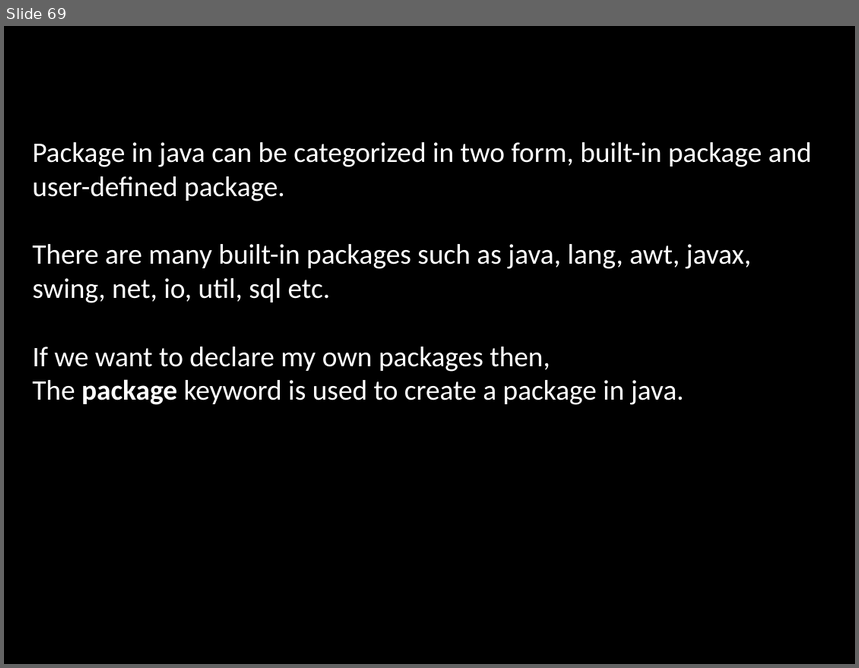
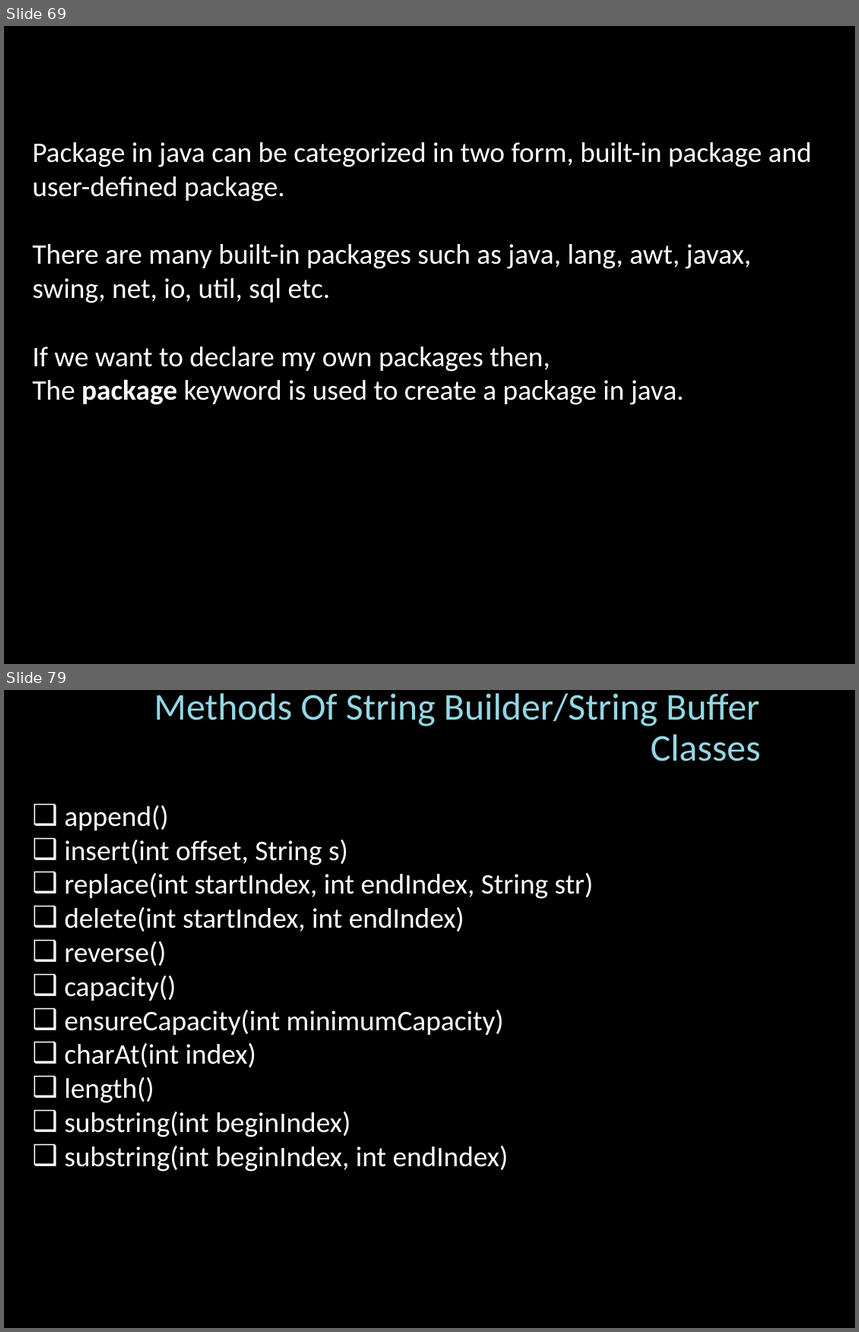
Before and after one commit to shubh1407/JavaTutorials, a slide deck: java_ppt.pptx. Shown one above the other, each under a label of ours: slide 69 before the commit, slides 69 and 79 after it; the slides between them are not shown. The pictures are 859x668 and 859x1332 pixels, drawn with LibreOffice and Linux fonts; fonts in the diff are those of the drawing; background and template pictures are left out. Boxes give left, top, right and bottom in pixels: in the first picture for what was removed or moved away, otherwise in the second. Text is boxed around its words. In the diff, an @@ line names an element or a change of style, - is before the commit and + after.

```diff
--- a/java_ppt.pptx
+++ b/java_ppt.pptx
@@ slide 79 added at box(4, 690, 855, 1328), background picture (left out) @@
@@ subtitle added at box(154, 693, 761, 761), 32 pt, text gradient #9FDBE7 to #94D7E4 to #BFE7EF to #FFFFFF @@
+Methods Of String Builder/String Buffer Classes
@@ text added at box(64, 806, 594, 1172), 24 pt, text #FFFFFF @@
+❑ append()
+❑ insert(int offset, String s)
+❑ replace(int startIndex, int endIndex, String str)
+❑ delete(int startIndex, int endIndex)
+❑ reverse()
+❑ capacity()
+❑ ensureCapacity(int minimumCapacity)
+❑ charAt(int index)
+❑ length()
+❑ substring(int beginIndex)
+❑ substring(int beginIndex, int endIndex)
```
Also in this commit, not shown: 11 slides changed, 65 other slides added, 29 other files.
